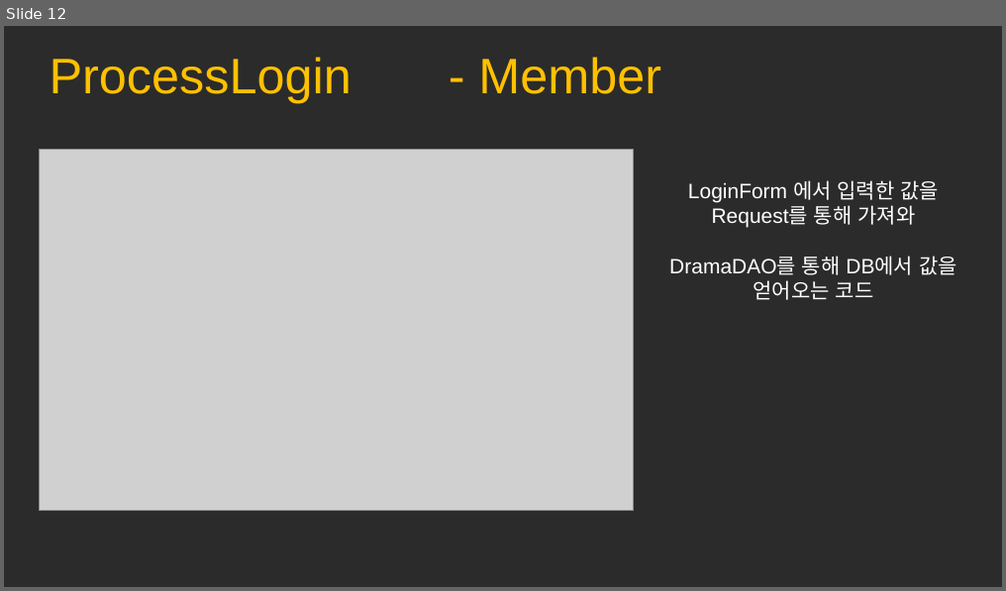
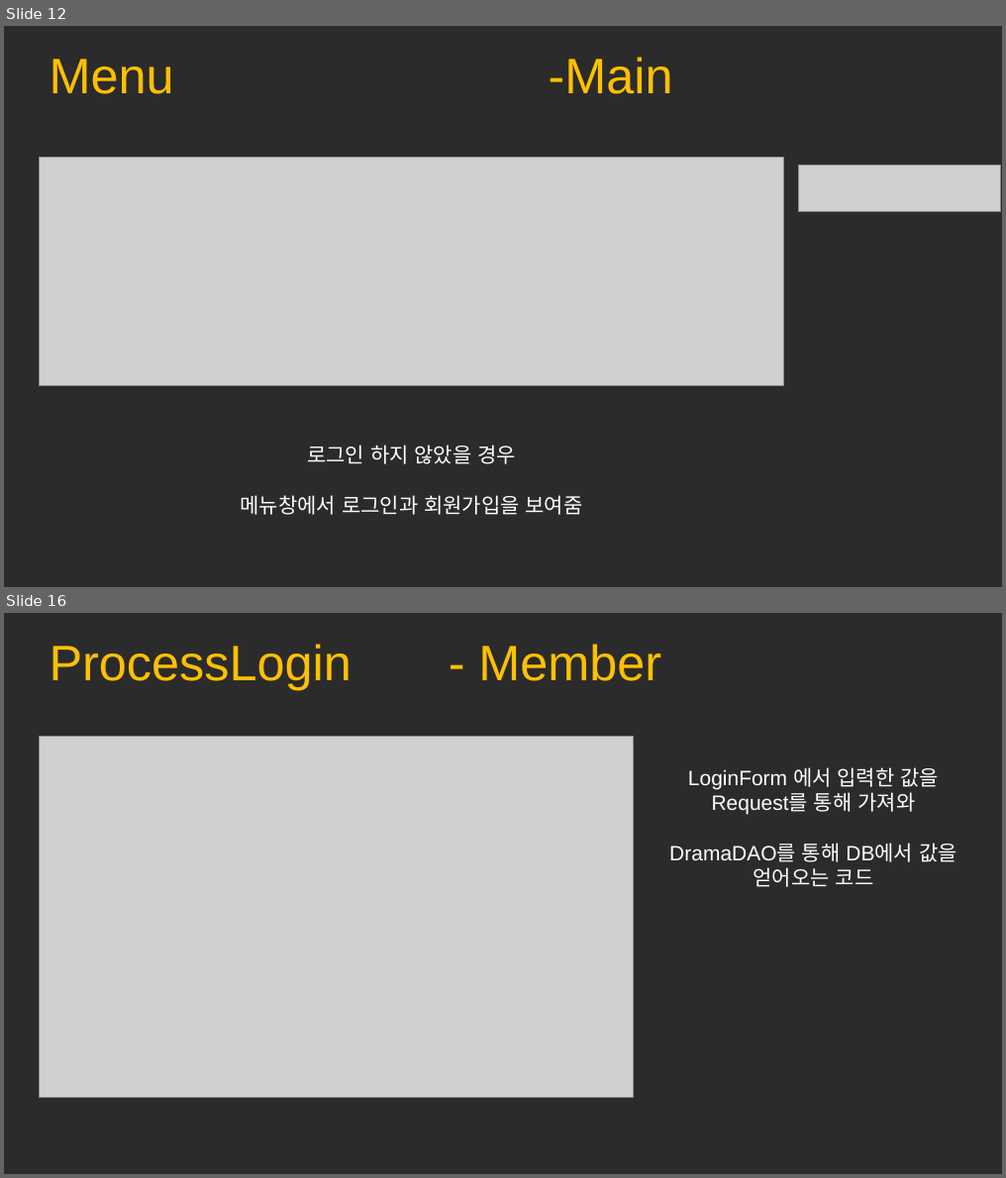
Before and after one commit to mina0502/portfolio, a slide deck: Drama/ppt/JSP.pptx. Shown one above the other, each under a label of ours: slide 12 before the commit, slides 12 and 16 after it; the slides between them are not shown. The pictures are 1006x591 and 1006x1178 pixels, drawn with LibreOffice and Linux fonts; fonts in the diff are those of the drawing; grey boxes stand for pictures; background and template pictures are left out; a plain dark background stands for a picture behind light text. Boxes give left, top, right and bottom in pixels: in the first picture for what was removed or moved away, otherwise in the second. Text is boxed around its words. In the diff, an @@ line names an element or a change of style, - is before the commit and + after.

```diff
--- a/Drama/ppt/JSP.pptx
+++ b/Drama/ppt/JSP.pptx
@@ slide 12 added at (x1=4, y1=26, x2=1002, y2=587), background picture (left out) @@
@@ text added at (x1=50, y1=57, x2=673, y2=94), 36 pt, text #FFC000 @@
+Menu -Main
@@ picture added at (x1=39, y1=158, x2=783, y2=386) @@
@@ picture added at (x1=798, y1=166, x2=1000, y2=212) @@
@@ text added at (x1=241, y1=445, x2=583, y2=515), 15 pt, text #FFFFFF @@
+로그인 하지 않았을 경우
+메뉴창에서 로그인과 회원가입을 보여줌
@@ what was slide 12 is now slide 16 @@
```
Also in this commit, not shown: 1 slide changed, 8 other slides added, 1 slide removed.
